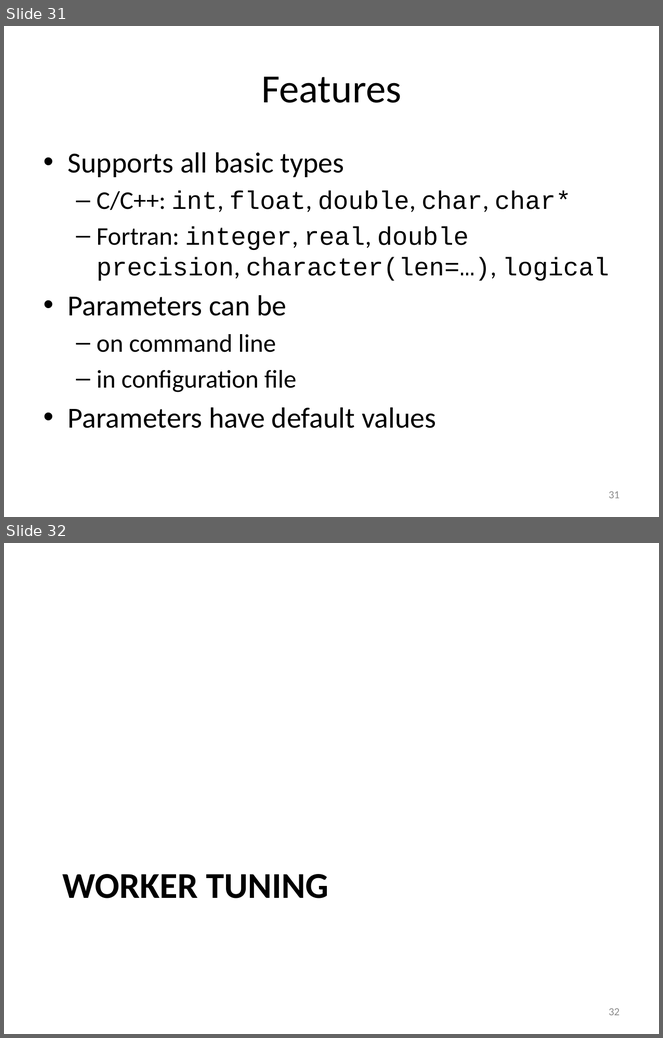
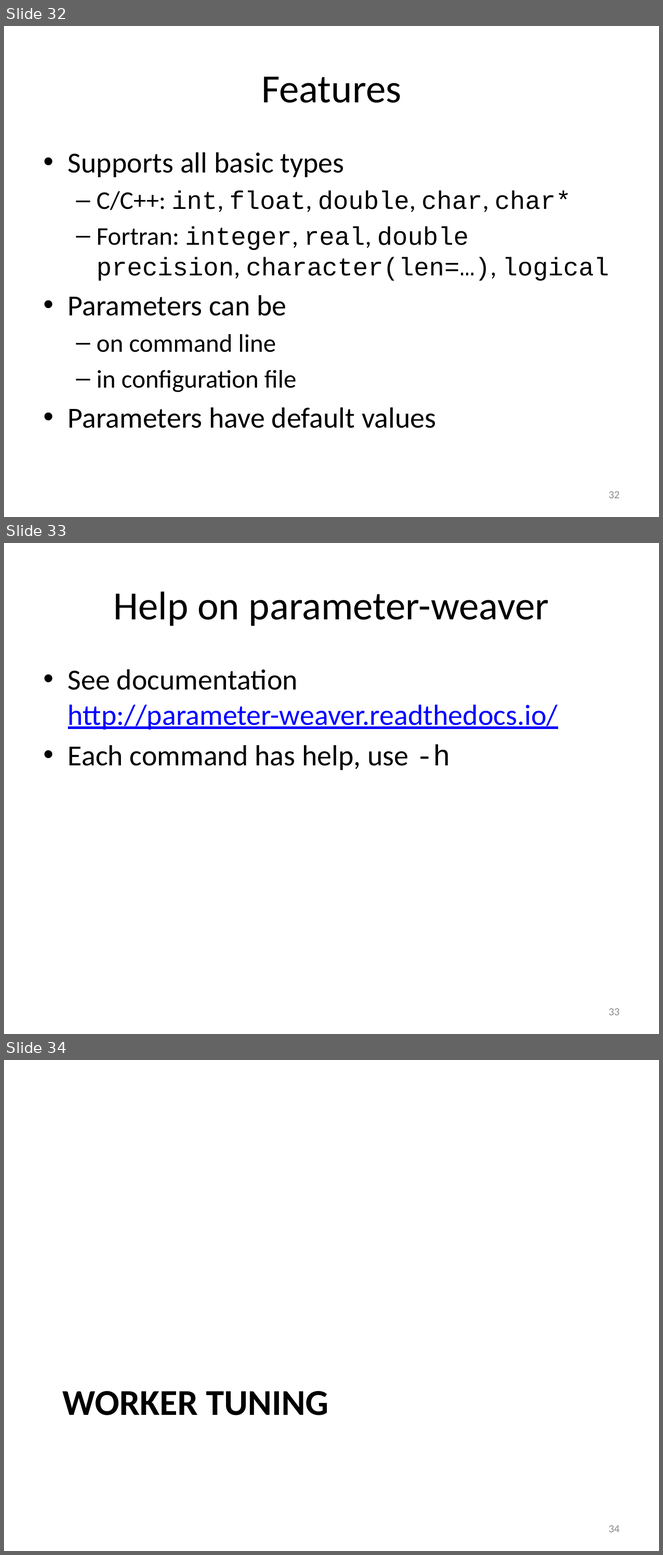
Before and after one commit to gjbex/training-material, a slide deck: Misc/worker_atools.pptx. Shown one above the other, each under a label of ours: slides 31 and 32 before the commit, slides 32, 33 and 34 after it. The pictures are 663x1038 and 663x1555 pixels, drawn with LibreOffice and Linux fonts; fonts in the diff are those of the drawing. Boxes give left, top, right and bottom in pixels: in the first picture for what was removed or moved away, otherwise in the second. Text is boxed around its words. In the diff, an @@ line names an element or a change of style, - is before the commit and + after.

```diff
--- a/Misc/worker_atools.pptx
+++ b/Misc/worker_atools.pptx
@@ slide 33 added at box(4, 543, 659, 1034), background #FFFFFF @@
@@ title added at box(114, 591, 549, 626), 44 pt, text #000000 @@
+Help on parameter-weaver
@@ text added at box(68, 669, 558, 770), 32 pt, text #000000 @@
+• See documentation
+  http://parameter-weaver.readthedocs.io/
+• Each command has help, use -h
@@ page number added at box(609, 1008, 620, 1016), 12 pt, text #8C8C8C @@
+33
@@ what was slide 31 is now slide 32 @@
@@ page number at box(609, 491, 620, 499): text changed @@
-31
+32
@@ what was slide 32 is now slide 34 @@
@@ page number at box(609, 1525, 620, 1533): text changed @@
-32
+34
```
Also in this commit, not shown: 6 slides changed, 1 other slide added.
